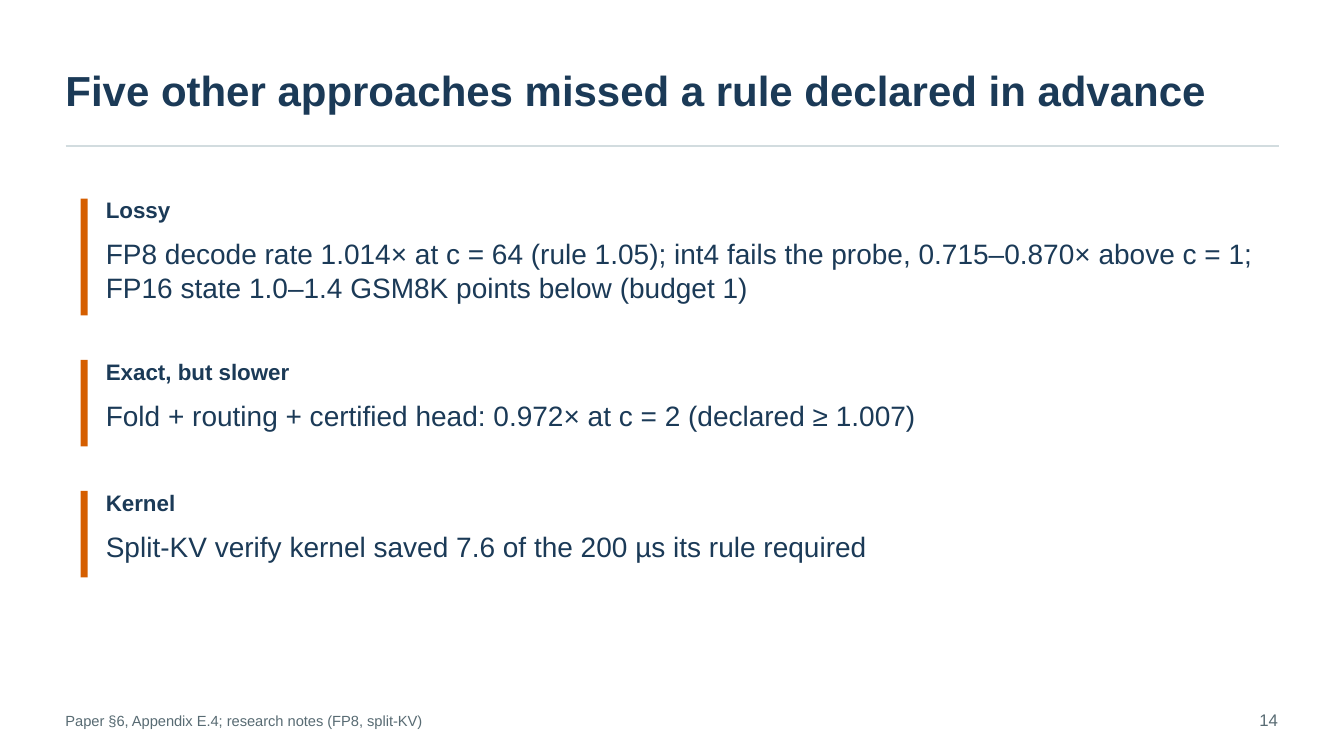
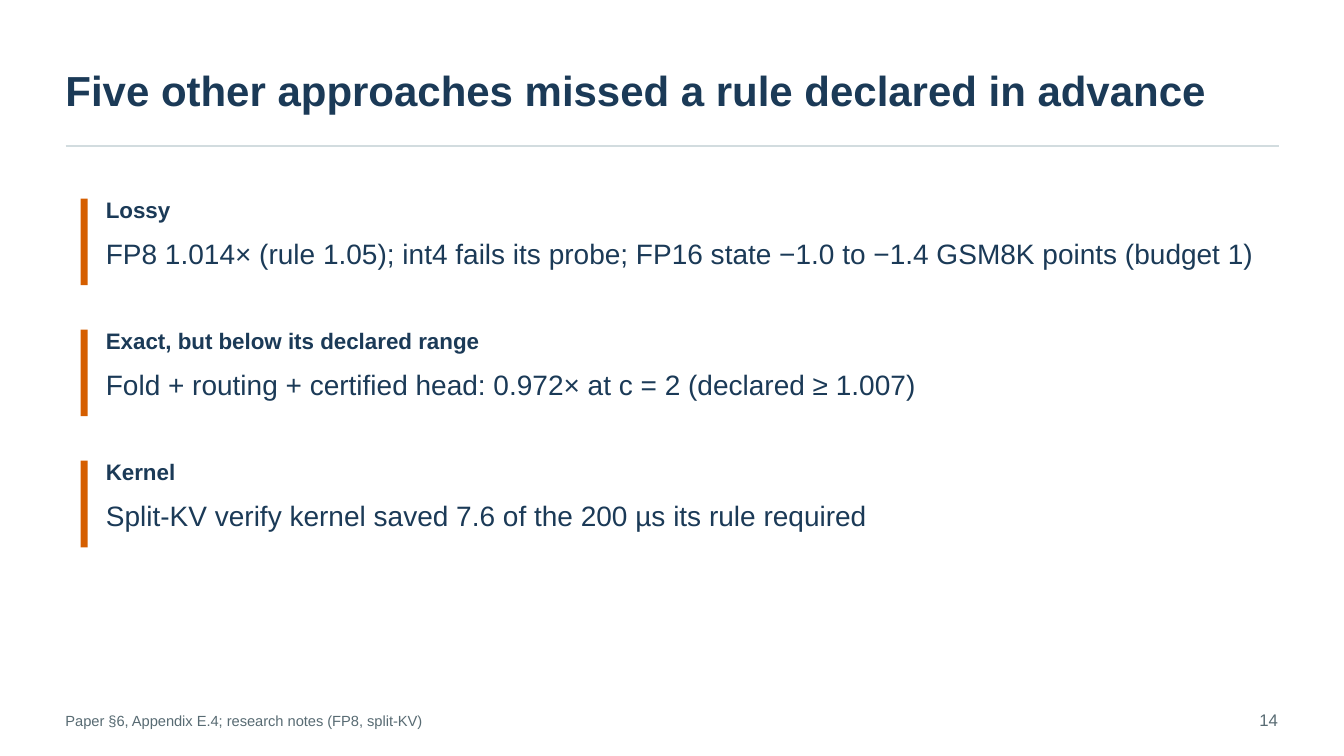
Before and after one commit to SamMausberg/verified-progress, a slide deck: slide 14 of presentation/verifier_paper_talk.pptx. Drawn at 1344x756 pixels with LibreOffice and Linux fonts; fonts in the diff are those of the drawing. Boxes give left, top, right and bottom in pixels: in the first picture for what was removed or moved away, otherwise in the second. Text is boxed around its words. In the diff, an @@ line names an element or a change of style, - is before the commit and + after.

Commit message:
Talk slides: rebuild against the paper on main (1c19cd5)
Every number is checked against the merged paper and evidence at 1c19cd5:
16-token DFlash's certified head at one request is 1.013 (+1.3%), the
check-mode counts are checked positions, and backbone routing at c = 1
is 1.034. The closing slide now says what the Conclusion says: the same
design could apply to other kernels; only the head was tested.

Layout fixes from the review of the previous version: label collisions
on slides 4, 10, 11 and B12, one ink label for both DFlash arms on slide
15, the scope of transport's skip on slide 12, "below its declared
range" on slide 14, and one line per statement on slides 7, 14, 16 and
17. The README names 1c19cd5 as the commit the deck reflects.

```diff
--- a/presentation/verifier_paper_talk.pptx
+++ b/presentation/verifier_paper_talk.pptx
@@ rectangle: place and size @@
-rectangle at (81,199,88,316)
+rectangle at (81,199,88,285)
@@ text at (106,243,1253,270): text changed @@
-FP8 decode rate 1.014× at c = 64 (rule 1.05); int4 fails the probe, 0.715–0.870× above c = 1; FP16 state 1.0–1.4 GSM8K points below (budget 1)
+FP8 1.014× (rule 1.05); int4 fails its probe; FP16 state −1.0 to −1.4 GSM8K points (budget 1)
@@ text at (106,332,479,354): text changed @@
-Exact, but slower
+Exact, but below its declared range
@@ text "Fold + routing + certified ...": place and size @@
-text "Fold + routing + certified ..." at (106,405,915,431)
+text "Fold + routing + certified ..." at (106,374,915,401)
@@ 2 rectangles, 1 text: place and size @@
-2 rectangles, 1 text at (81,360,175,578)
+2 rectangles, 1 text at (81,330,175,547)
@@ text "Split-KV verify kernel saved 7.6 ...": place and size @@
-text "Split-KV verify kernel saved 7.6 ..." at (106,536,866,562)
+text "Split-KV verify kernel saved 7.6 ..." at (106,505,867,532)
```
Also in this commit, not shown: 13 other slides changed, 2 other files.
